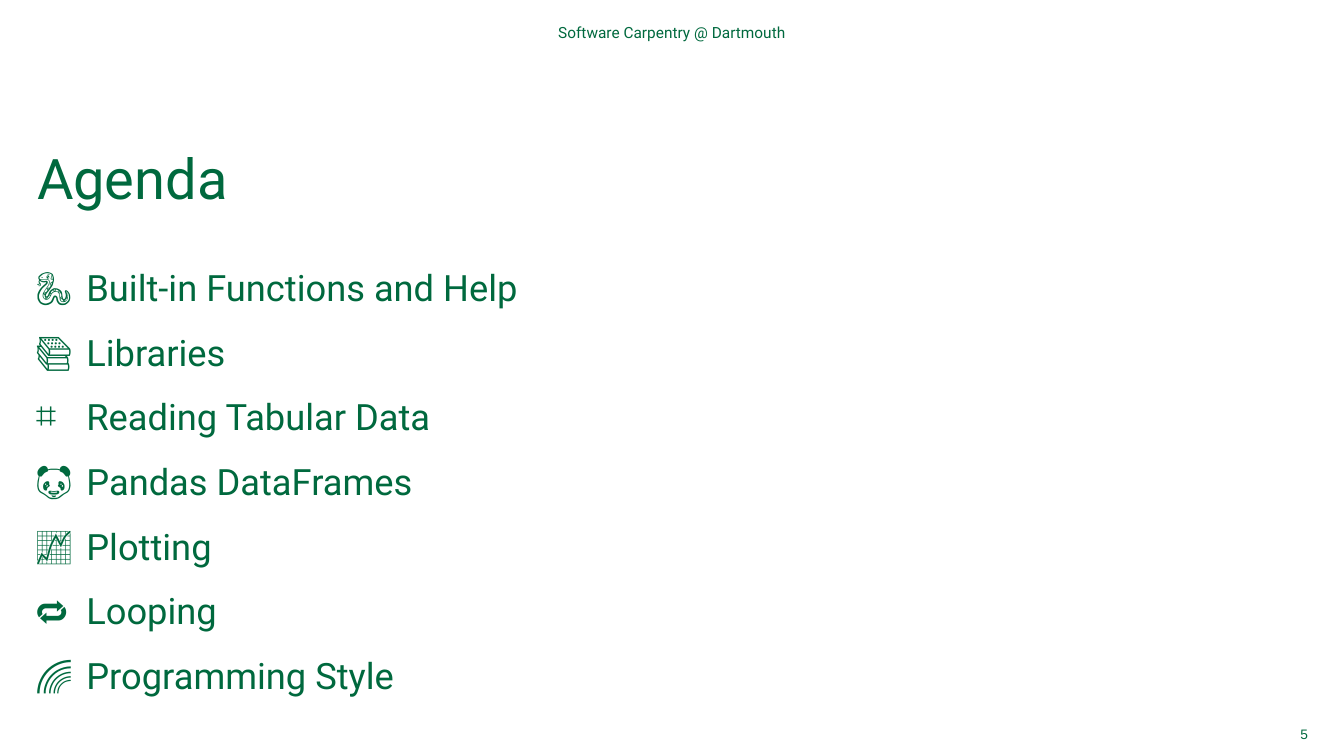
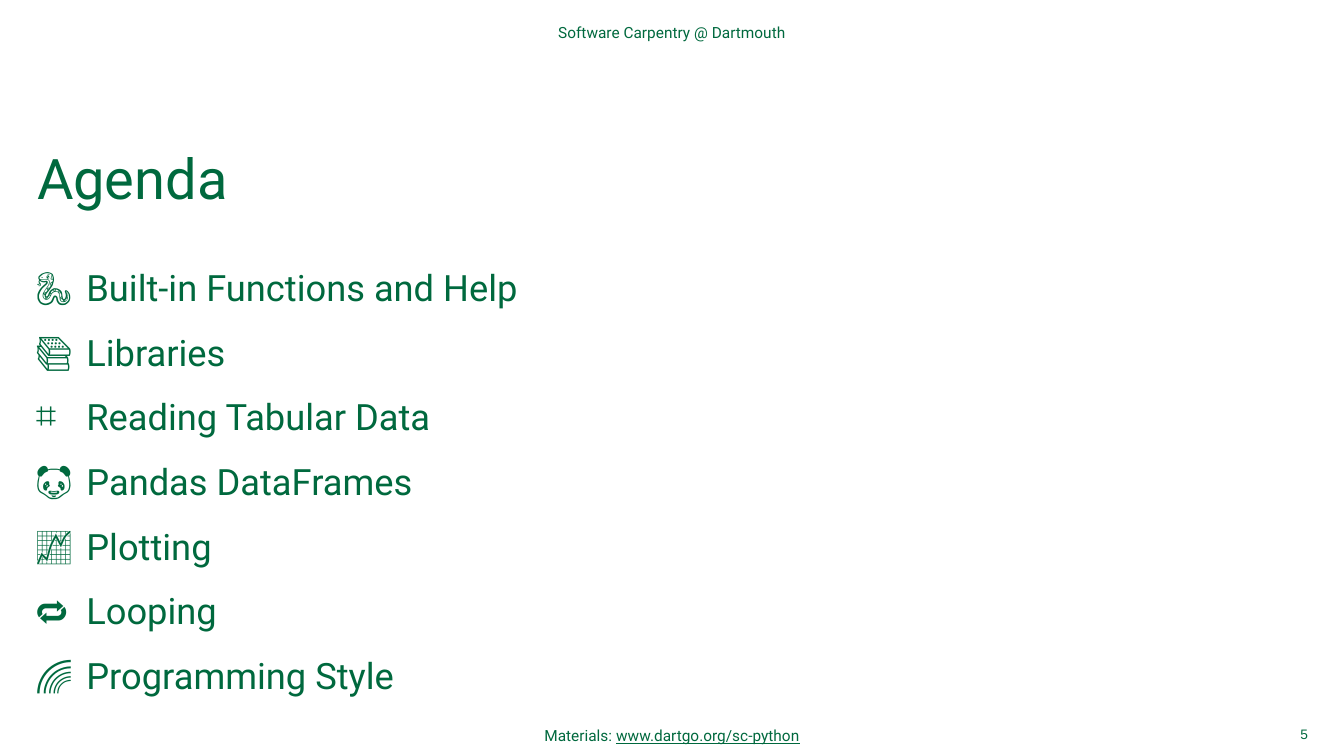
Before and after one commit to Dartmouth-Libraries/software-carpentry-python, a slide deck: slide 5 of day-02/ppt/software_carpentry-python-day_02.pptx. Drawn at 1344x756 pixels with LibreOffice and Linux fonts; fonts in the diff are those of the drawing; background and template pictures are left out. Boxes give left, top, right and bottom in pixels: in the first picture for what was removed or moved away, otherwise in the second. Text is boxed around its words. In the diff, an @@ line names an element or a change of style, - is before the commit and + after.

Commit message:
adds link to materials to slides

```diff
--- a/day-02/ppt/software_carpentry-python-day_02.pptx
+++ b/day-02/ppt/software_carpentry-python-day_02.pptx
@@ text added at (544, 729, 799, 745), 11 pt, text #00693E, underline @@
+Materials: www.dartgo.org/sc-python
```
Also in this commit, not shown: 21 other slides changed, 1 other file.
